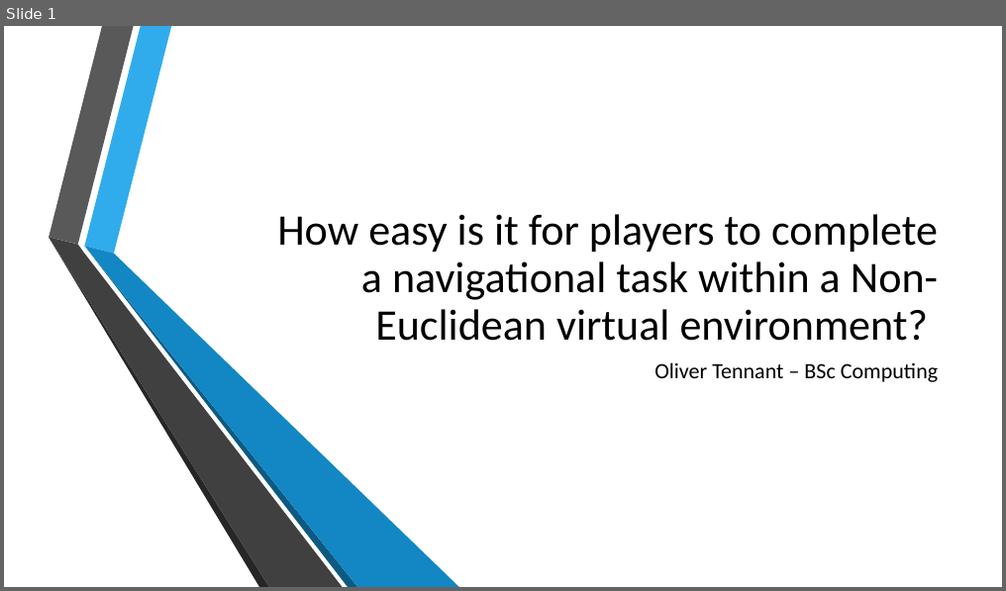
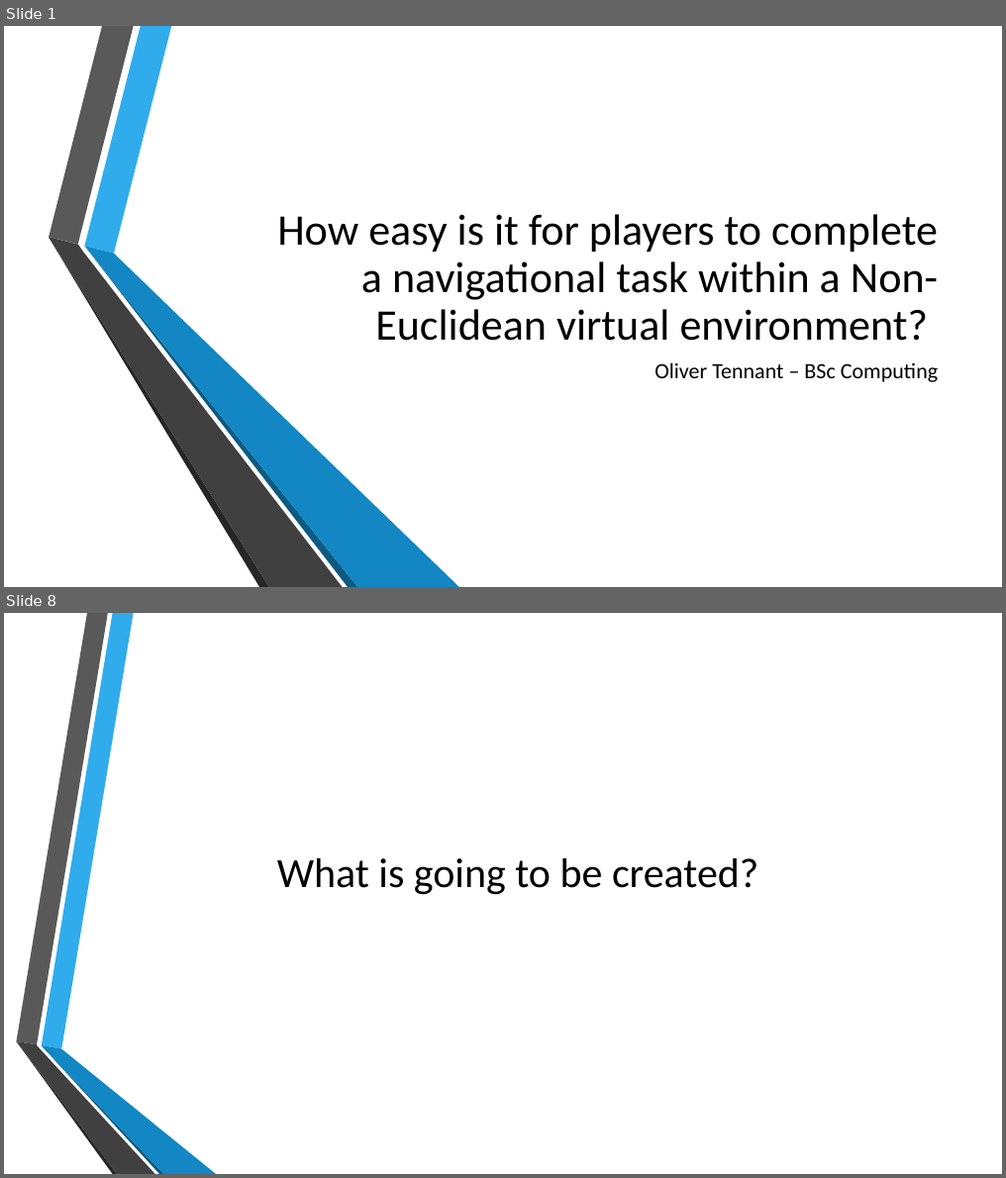
Before and after one commit to Lieu-Tennie/Non-Euclidean-Virtual-Environment-Artefact, a slide deck: Non-Euclidean Presentation.pptx. Shown one above the other, each under a label of ours: slide 1 before the commit, slides 1 and 8 after it; the slides between them are not shown. The pictures are 1006x591 and 1006x1178 pixels, drawn with LibreOffice and Linux fonts; fonts in the diff are those of the drawing; background and template pictures are left out. Boxes give left, top, right and bottom in pixels: in the first picture for what was removed or moved away, otherwise in the second. Text is boxed around its words. In the diff, an @@ line names an element or a change of style, - is before the commit and + after.

```diff
--- a/Non-Euclidean Presentation.pptx
+++ b/Non-Euclidean Presentation.pptx
@@ slide 8 added at (x1=4, y1=613, x2=1002, y2=1174), background picture (left out) @@
@@ title added at (x1=277, y1=859, x2=758, y2=895), 40 pt, text #000000 @@
+What is going to be created?
@@ group added at (x1=16, y1=613, x2=216, y2=1174): 6 freeform shapes @@
```
Also in this commit, not shown: 1 slide changed, 13 other slides added.
